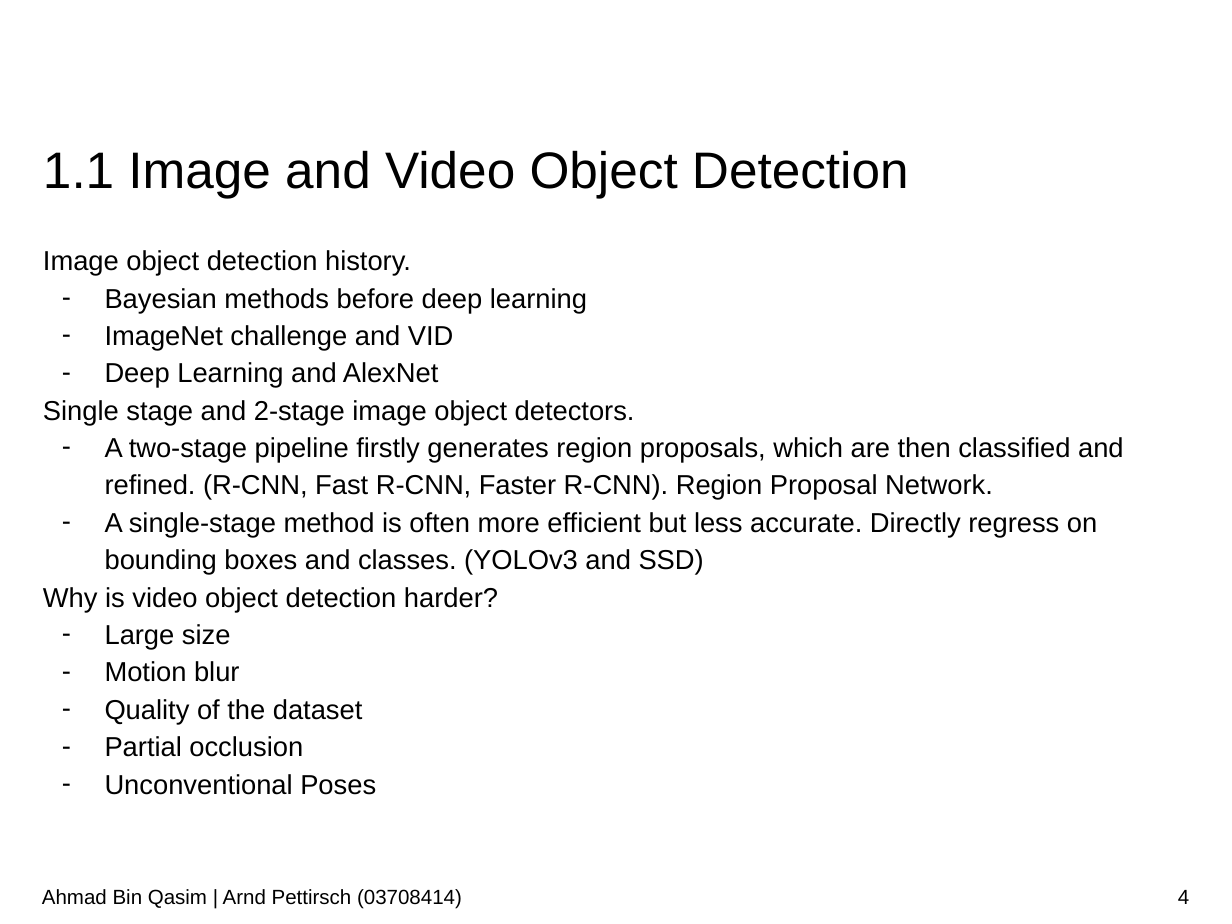
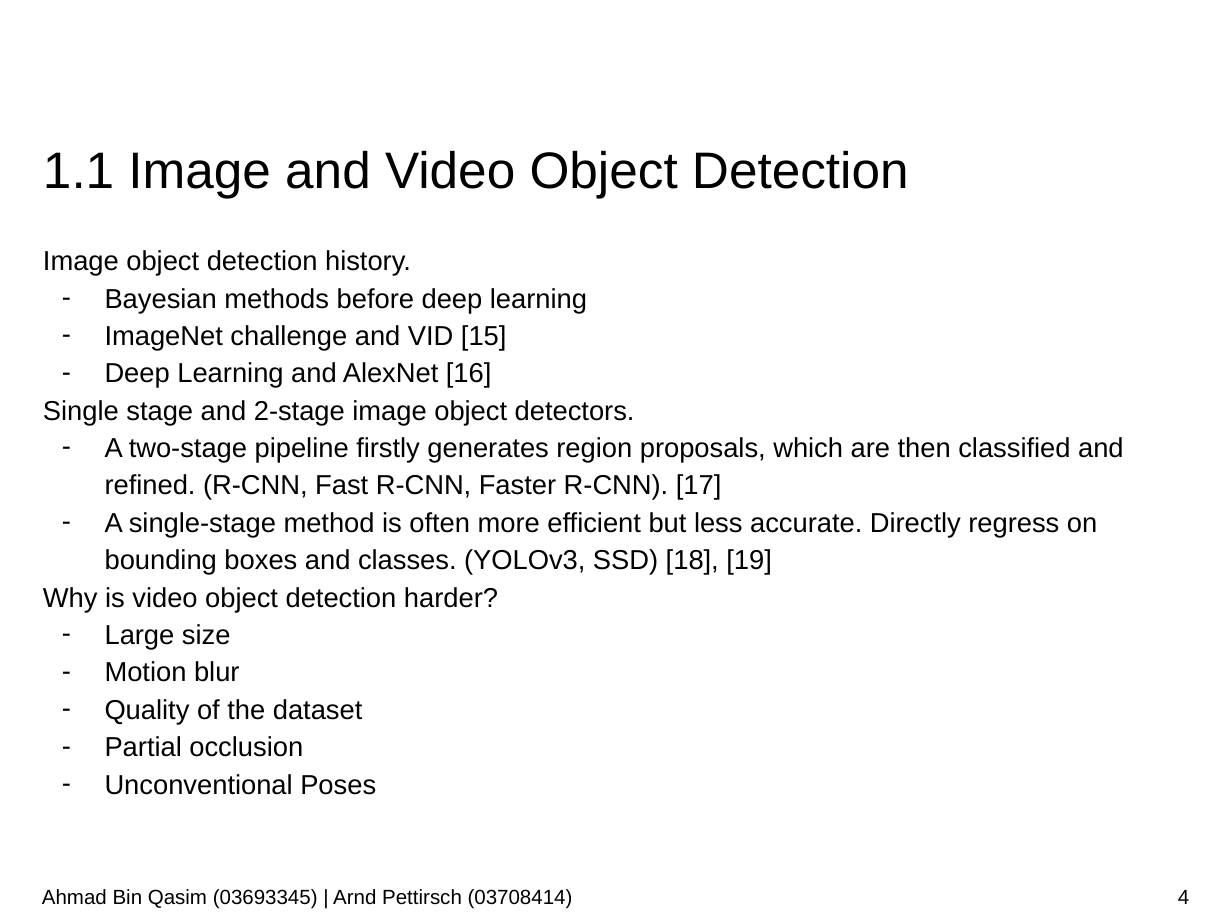
Before and after one commit to AhmadQasim/rnn-for-object-detection, a slide deck: slide 4 of Presentation/Recurrent_Neural_Networks_for_Object_Detection_Bin_Qasim_Pettirsch.pptx. Drawn at 1232x924 pixels with LibreOffice and Linux fonts; fonts in the diff are those of the drawing; background and template pictures are left out. Boxes give left, top, right and bottom in pixels: in the first picture for what was removed or moved away, otherwise in the second. Text is boxed around its words. In the diff, an @@ line names an element or a change of style, - is before the commit and + after.

```diff
--- a/Presentation/Recurrent_Neural_Networks_for_Object_Detection_Bin_Qasim_Pettirsch.pptx
+++ b/Presentation/Recurrent_Neural_Networks_for_Object_Detection_Bin_Qasim_Pettirsch.pptx
@@ text at [105, 325, 506, 388]: text changed @@
-– ImageNet challenge and VID
-– Deep Learning and AlexNet
+– ImageNet challenge and VID [15]
+– Deep Learning and AlexNet [16]
@@ text at [105, 437, 1124, 575]: text changed @@
-– A two-stage pipeline firstly generates region proposals, which are then classified and refined. (R-CNN, Fast R-CNN, Faster R-CNN). Region Proposal Network.
-– A single-stage method is often more efficient but less accurate. Directly regress on bounding boxes and classes. (YOLOv3 and SSD)
+– A two-stage pipeline firstly generates region proposals, which are then classified and refined. (R-CNN, Fast R-CNN, Faster R-CNN). [17]
+– A single-stage method is often more efficient but less accurate. Directly regress on bounding boxes and classes. (YOLOv3, SSD) [18], [19]
@@ text at [42, 889, 573, 909]: text changed @@
-Ahmad Bin Qasim | Arnd Pettirsch (03708414)
+Ahmad Bin Qasim (03693345) | Arnd Pettirsch (03708414)
```
Also in this commit, not shown: 52 other slides changed, 2 slides added, 1 other file.
